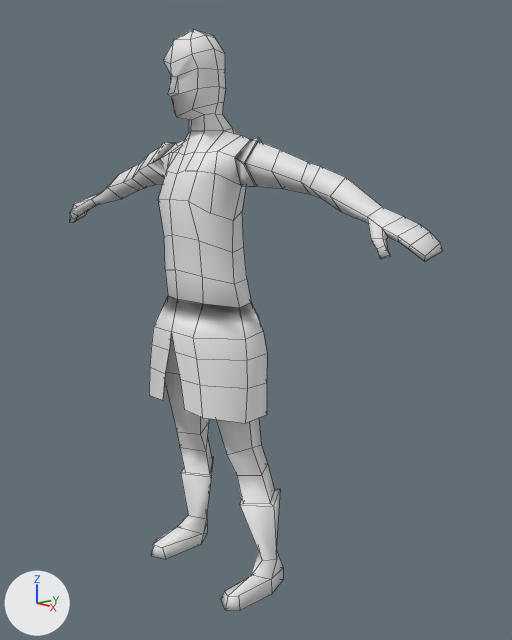
The Blender file Core Gameplay/Minor Project/Assets/Models/malev2.blend: old version first, new version second.
The view is the same before and after, from a 50 mm lens placed at (6.57, -4.97, 5.0), pointed at (0.36, 0.46, 3.25). Arrows for +X, +Y and +Z are at lower left; the lights stay in place. Mesh edges are drawn as thin lines.

The scene before the commit, as lines of its bpy script (objects in view):
```python
me_circle = bpy.data.meshes.new('Circle')
me_circle.from_pydata(...)  # 216 vertices, 196 faces; spans x 0.0..3.11, y -0.5..0.58, z 0.0..6.47
me_circle.polygons.foreach_set('use_smooth', [True] * 196)
# before: 11 (0.55, 0.08, 4.82) at pixel (241, 185), 14 (0.7, -0.13, 5.12) at pixel (234, 157), 15 (0.66, 0.28, 5.1), 16 (0.69, 0.1, 5.3) at pixel (250, 139), 190 (0.77, 0.09, 4.82) at pixel (255, 186)
# before: 191 (0.9, -0.18, 5.05) at pixel (243, 164), 192 (0.85, 0.31, 5.06), 193 (0.87, 0.05, 5.32) at pixel (258, 137)
ob_circle = bpy.data.objects.new('Circle', me_circle)
ob_circle.location = (0.0, 0.0, 0.0)
_m = ob_circle.modifiers.new('Mirror', 'MIRROR')
_m.use_clip = True
```
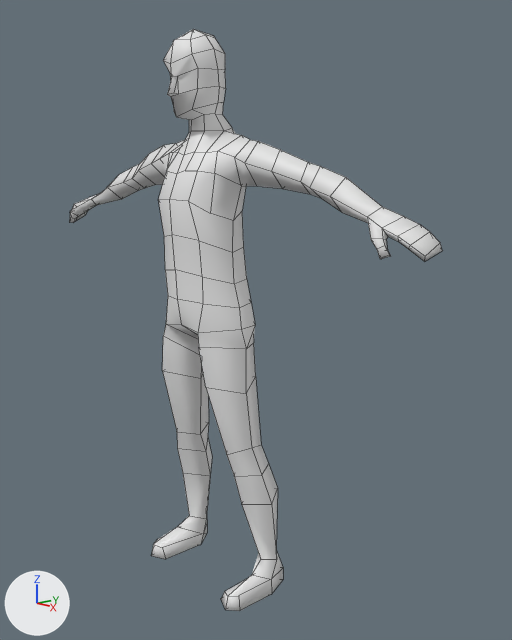
What differs and where, as boxes [x1, y1, x2, y2] in the pictures (512 x 640 px; the box of a moved part takes in the faces that stretch with it):
part 1 of me_circle, deleted
    before: [149, 296, 267, 423]
part 2 of me_circle, deleted
    before: [147, 137, 261, 187]
part 3 of me_circle, moved or reshaped
    before: [177, 423, 280, 579]
    after: [177, 423, 278, 579]

The change, as a diff of the scene's bpy script:
```diff
--- a/Core Gameplay/Minor Project/Assets/Models/malev2.blend.py
+++ b/Core Gameplay/Minor Project/Assets/Models/malev2.blend.py
@@ me_circle @@
 # used by ob_circle; location = (0.0, 0.0, 0.0)
 # verts and faces of me_circle; kept vertices keep their numbers, new ones are numbered from 216
-me_circle.from_pydata(...)  # 216 vertices, 196 faces; spans x 0.0..3.11, y -0.5..0.58, z 0.0..6.47
+me_circle.from_pydata(...)  # 184 vertices, 168 faces; spans x 0.0..3.11, y -0.49..0.56, z 0.0..6.47
+# me_circle part 1
+# 24 vertices are removed from x 0.0..0.87, y -0.5..0.56, z 2.07..3.28
+# 20 faces are deleted
+# me_circle part 2
+delete_vertices([*range(190, 194)])  # with the faces that use them
+# me_circle part 3
+# 7 vertices are removed from x 0.33..0.86, y -0.01..0.53, z 1.08..1.14
+# 12 faces are deleted
+# 4 vertices move from x 0.57..0.76, y -0.03..0.58, z 0.39..1.51 to x 0.57..0.73, y -0.07..0.56, z 0.39..1.51
+# 3 vertices are added at (0.83, 0.3, 1.11), (0.6, 0.02, 1.12), (0.35, 0.29, 1.08)
+# 8 new faces join them
```
